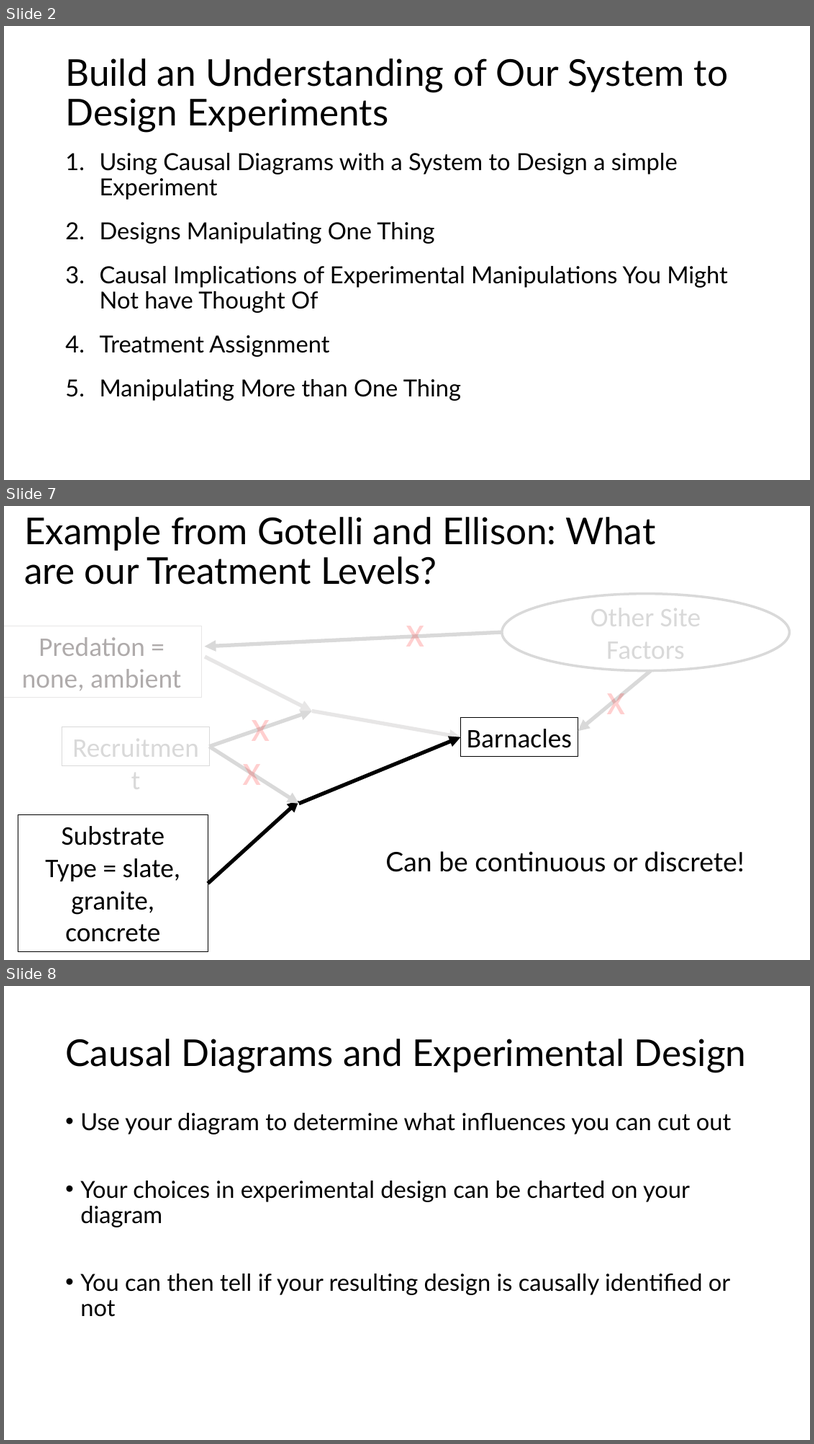
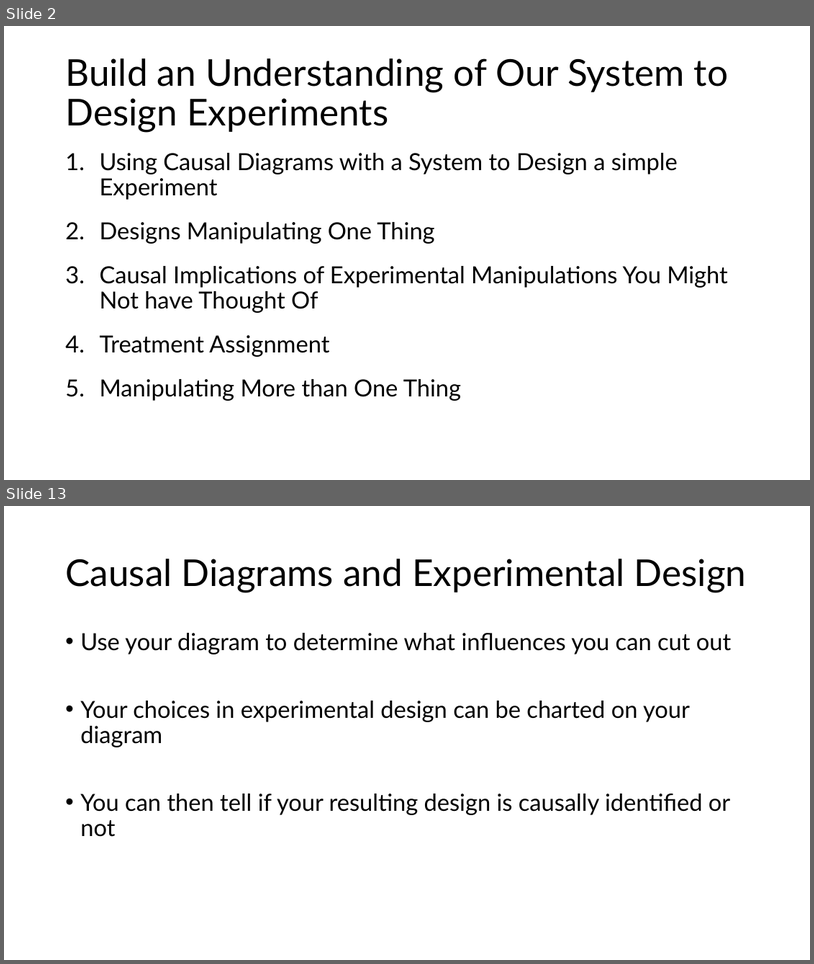
Before and after one commit to biol607/biol607.github.io, a slide deck: lectures/causality_experiments.pptx. Shown one above the other, each under a label of ours: slides 2, 7 and 8 before the commit, slides 2 and 13 after it; the slides between them are not shown. The pictures are 814x1444 and 814x964 pixels, drawn with LibreOffice and Linux fonts; fonts in the diff are those of the drawing. Boxes give left, top, right and bottom in pixels: in the first picture for what was removed or moved away, otherwise in the second. Text is boxed around its words. In the diff, an @@ line names an element or a change of style, - is before the commit and + after.

```diff
--- a/lectures/causality_experiments.pptx
+++ b/lectures/causality_experiments.pptx
@@ slide 7 removed at (4, 506, 810, 960), background #FFFFFF @@
@@ title removed at (24, 517, 656, 584) @@
-Example from Gotelli and Ellison: What are our Treatment Levels?
@@ ellipse removed at (502, 594, 790, 671) @@
-Other Site Factors
@@ rectangle removed at (4, 626, 201, 698) @@
-Predation = none, ambient
@@ arrow removed from (502, 632) to (205, 646) @@
@@ text removed at (406, 626, 424, 646) @@
-x
@@ arrow removed from (205, 656) to (312, 711) @@
@@ arrow removed from (651, 671) to (579, 731) @@
@@ text removed at (607, 693, 625, 714) @@
-x
@@ arrow removed from (210, 746) to (312, 711) @@
@@ text removed at (252, 720, 270, 741) @@
-x
@@ arrow removed from (312, 711) to (460, 737) @@
@@ rectangle removed at (460, 718, 578, 757) @@
-Barnacles
@@ rectangle removed at (62, 727, 209, 765) @@
-Recruitment
@@ arrow removed from (299, 803) to (460, 737) @@
@@ arrow removed from (210, 746) to (299, 803) @@
@@ text removed at (242, 764, 261, 785) @@
-x
@@ arrow removed from (208, 883) to (299, 800) @@
@@ rectangle removed at (18, 815, 208, 952) @@
-Substrate
-Type = slate, granite, concrete
@@ text removed at (386, 851, 745, 872) @@
-Can be continuous or discrete!
@@ what was slide 8 is now slide 13 @@
```
Also in this commit, not shown: 7 slides changed, 7 slides added, 1 other slide removed, 2 other files.
